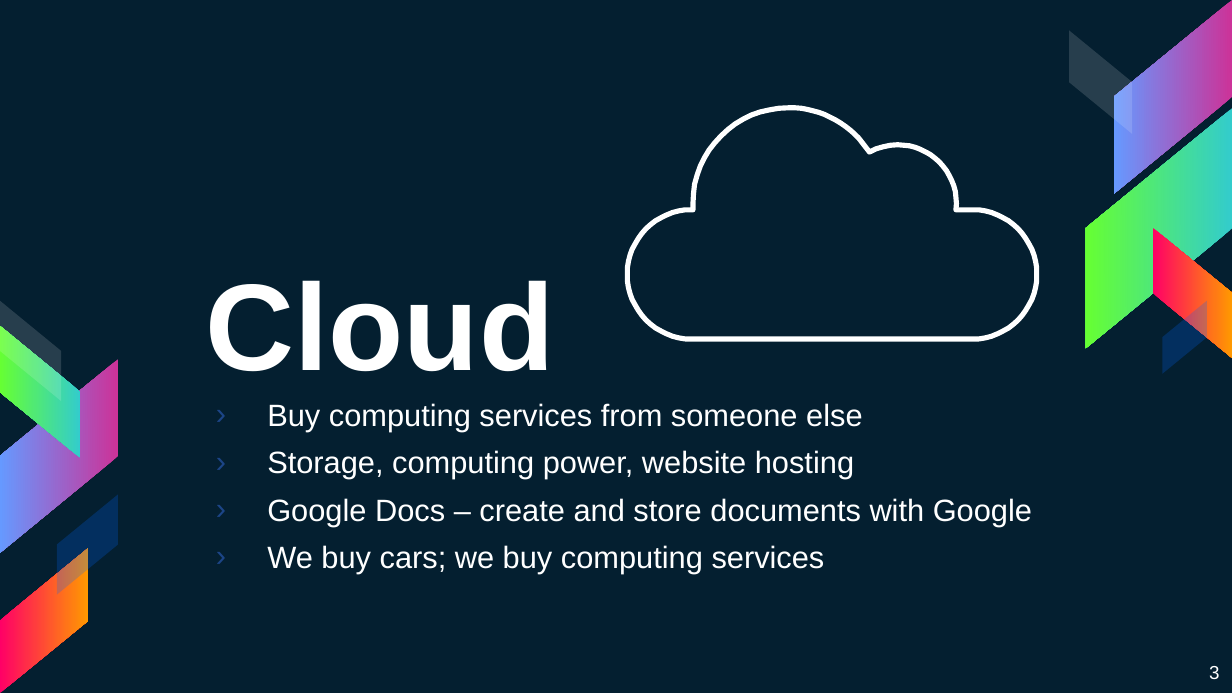
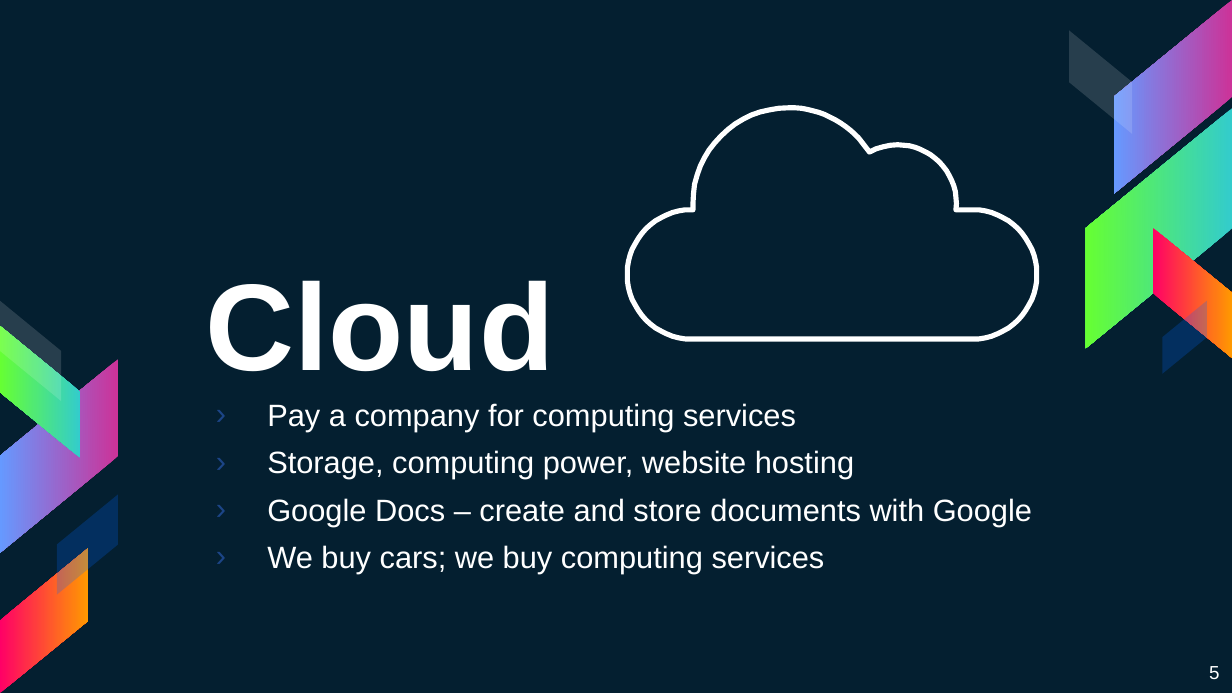
Before and after one commit to harryli0088/personal-website-workshop, a slide deck: slide 5 of Make Your Own Personal Website.pptx (slide 3 before the commit). Drawn at 1232x693 pixels with LibreOffice and Linux fonts; fonts in the diff are those of the drawing. Boxes give left, top, right and bottom in pixels: in the first picture for what was removed or moved away, otherwise in the second. Text is boxed around its words. In the diff, an @@ line names an element or a change of style, - is before the commit and + after.

Commit message:
ppt update

```diff
--- a/Make Your Own Personal Website.pptx
+++ b/Make Your Own Personal Website.pptx
@@ subtitle at [267,403,796,432]: text changed @@
-› Buy computing services from someone else
+› Pay a company for computing services
@@ page number at [1209,666,1219,679]: text changed @@
-3
+5
```
Also in this commit, not shown: 2 other slides changed.
